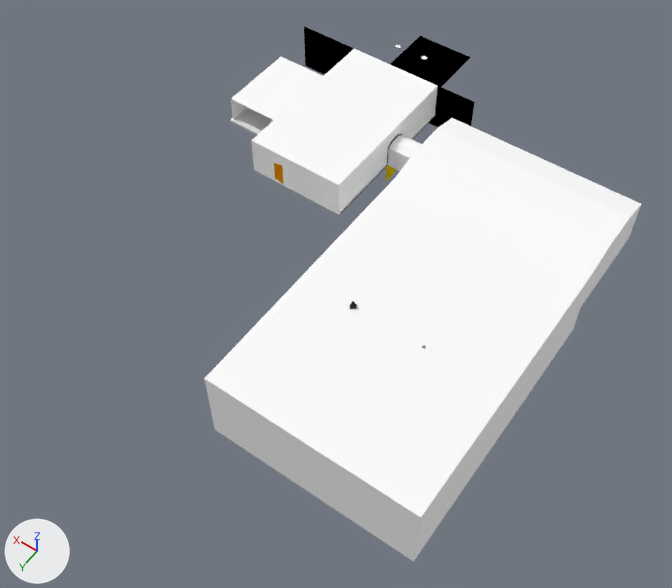
The Blender file art/blender_files/TitleScreen.blend as it was, and as the next commit left it.
Camera for both pictures: a camera (50 mm lens) standing at (-121.3, 192.3, 194.3) and looking at (-23.3, 55.1, -21.2). Lighting does not change. The marker at lower left points along +X, +Y and +Z.
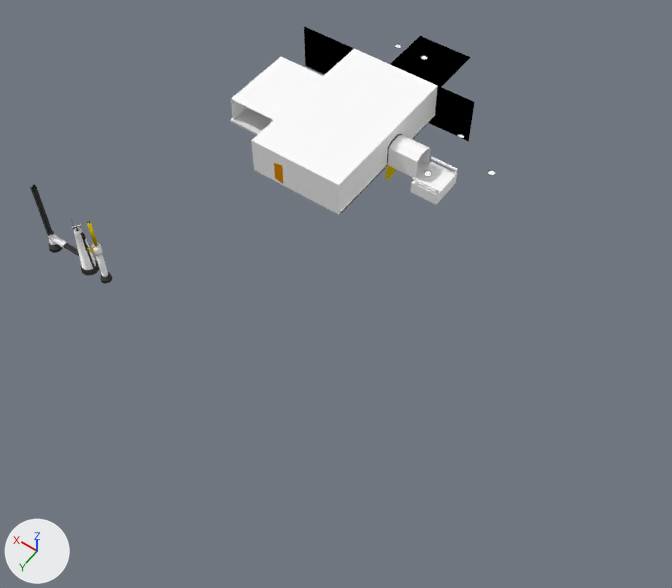
Pixel boxes (x1, y1, x2, y2) of what changed, in the pictures (672 x 588 px):
'Plane', reshaped (44% narrower, 65% shorter)
    before: (204, 26, 641, 562)
    after: (231, 26, 475, 214)
'Plane.003', added
    after: (411, 157, 458, 205)
'Cylinder.005', moved (not visible before)
    after: (71, 220, 99, 275)
'Cylinder.014', moved
    before: (350, 301, 357, 309)
    after: (31, 185, 63, 253)
'Cylinder.006', moved (not visible before)
    after: (87, 221, 112, 283)
'Cylinder.013', moved (not visible before)
    after: (51, 235, 80, 257)
'Cylinder.011', moved (not visible before)
    after: (87, 245, 94, 253)
part 1 of me_plane, deleted
    before: (204, 118, 641, 562)

The edits, one by one:
me_plane is used by ob_plane; location (-0.2, 10.9, -3.8); scale (2.18, 2.18, 2.18).
me_plane had 377 vertices, 344 faces, 1 loose edge and spanned x -39.4..16.7, y -24.4..46.2, z -6.4..5.8.
me_plane now has 207 vertices, 180 faces and spans x -12.7..16.7, y -24.4..14.3, z -1.8..5.5.
Part 1, on me_plane:
170 vertices are removed from x -39.4..-11.4, y -5.9..46.2, z -6.4..5.8.
164 faces are deleted.
1 loose edge is deleted.
Mesh me_plane_005 is new.
It has 85 vertices, 69 faces and spans x -4.15..0.01, y -2.31..2.79, z -1.83..0.92.
It uses material mat_material (white #ffffff).
Object 'Cylinder.014' (ob_cylinder_014) moves from (-42.0, 73.7, -17.0) to (53.9, 91.7, -17.0).
Object 'Cylinder.013' (ob_cylinder_013) moves from (-54.7, 73.7, -13.1) to (41.2, 91.7, -13.1).
Object 'Cylinder.012' (ob_cylinder_012) moves from (-57.9, 73.6, -7.5) to (38.0, 91.7, -7.5).
Object 'Cylinder.011' (ob_cylinder_011) moves from (-61.8, 73.6, -4.3) to (34.1, 91.7, -4.3).
Object 'Cylinder.006' (ob_cylinder_006) moves from (-63.0, 73.7, -17.0) to (32.9, 91.7, -17.0).
Object 'Cylinder.005' (ob_cylinder_005) moves from (-56.5, 73.7, -17.4) to (39.5, 91.7, -17.4).
Object 'Plane.003' (ob_plane_003) is new; it shows me_plane_005.
Its location is (-25.1, 12.9, -3.8).
Its scale is (2.18, 2.18, 2.18).
